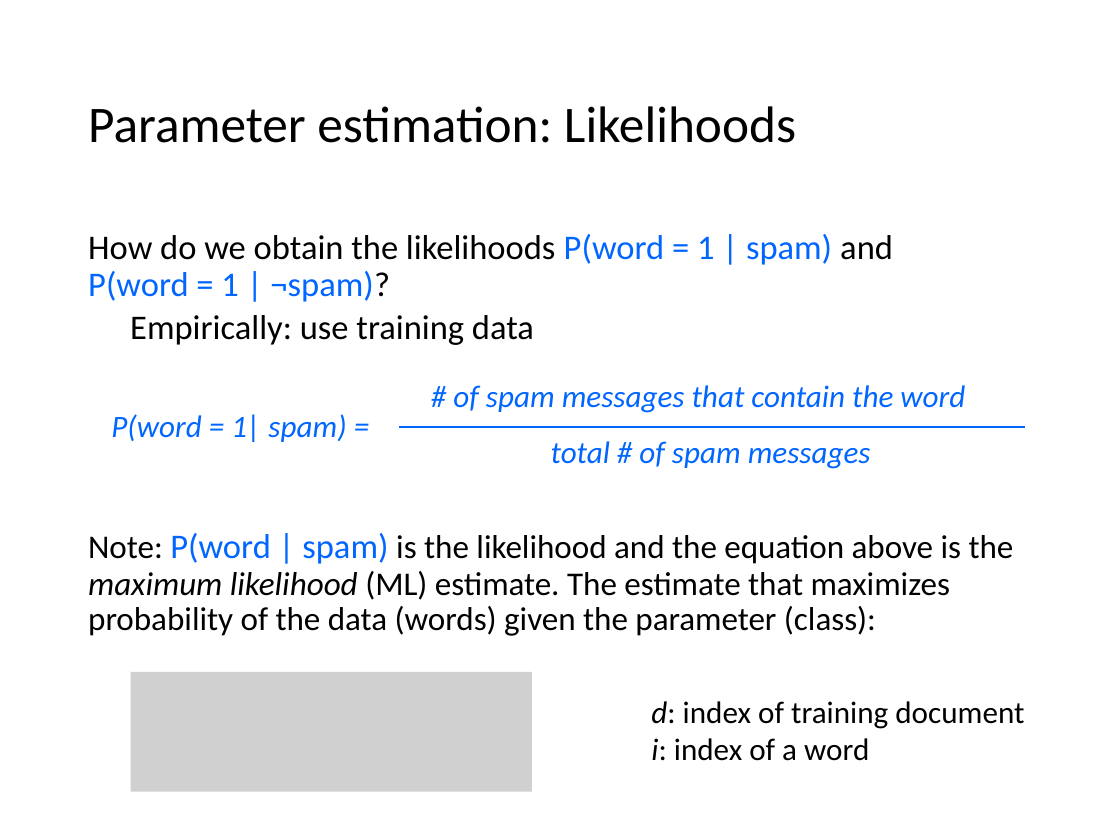
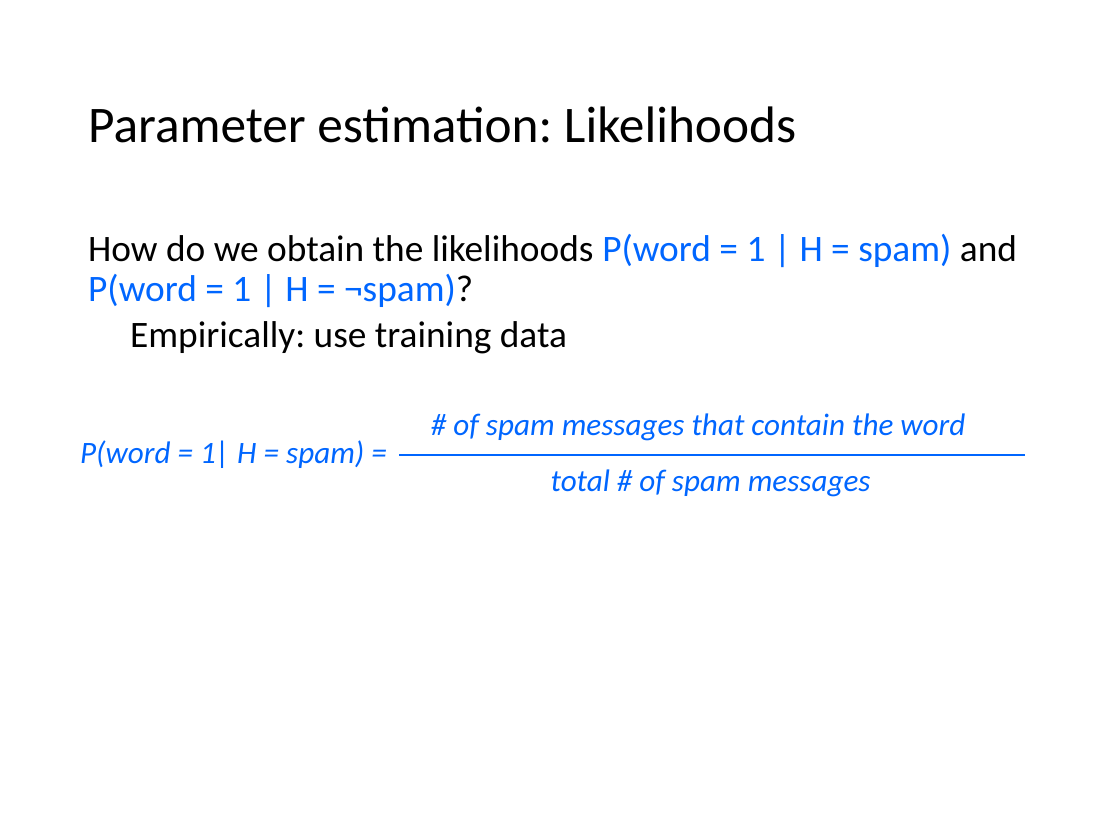
Before and after one commit to mhahsler/CS7320-AI, a slide deck: slide 45 of slides/12_uncertainty.pptx. Drawn at 1120x840 pixels with LibreOffice and Linux fonts; fonts in the diff are those of the drawing; grey boxes stand for pictures. Boxes give left, top, right and bottom in pixels: in the first picture for what was removed or moved away, otherwise in the second. Text is boxed around its words. In the diff, an @@ line names an element or a change of style, - is before the commit and + after.

```diff
--- a/slides/12_uncertainty.pptx
+++ b/slides/12_uncertainty.pptx
@@ text at bbox=[88, 234, 1017, 307]: text changed; size 22.2 to 24 pt; text colour #000000 to #0066FF @@
-How do we obtain the likelihoods P(word = 1 | spam) and
-P(word = 1 | ¬spam)?
+How do we obtain the likelihoods P(word = 1 | H = spam) and
+P(word = 1 | H = ¬spam)?
@@ text at bbox=[130, 321, 567, 354]: size 22.2 to 24 pt in "Empirically: use training data" @@
@@ text at bbox=[80, 440, 364, 468]: text changed @@
-P(word = 1| spam) =
+P(word = 1| H = spam) =
@@ 2 texts, 1 line: place and size @@
-2 texts, 1 line at bbox=[400, 385, 1025, 469]
+2 texts, 1 line at bbox=[400, 413, 1025, 497]
@@ text at bbox=[88, 533, 1014, 636]: paragraph removed @@
-Note: P(word | spam) is the likelihood and the equation above is the maximum likelihood (ML) estimate. The estimate that maximizes probability of the data (words) given the parameter (class):
@@ picture removed at bbox=[131, 672, 532, 792] @@
@@ text removed at bbox=[651, 701, 1024, 761] @@
-d: index of training document
-i: index of a word
```
Also in this commit, not shown: 14 other slides changed, 1 other file.
